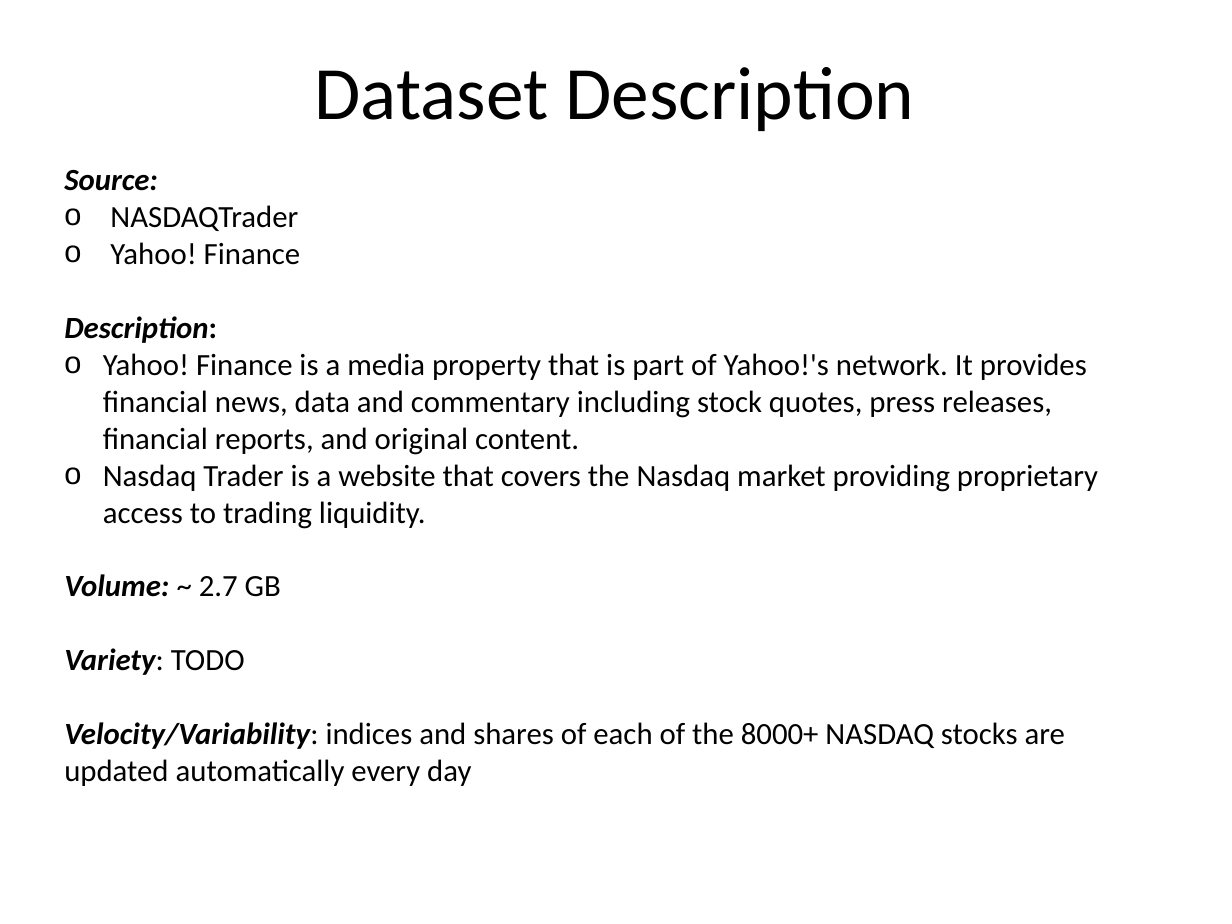
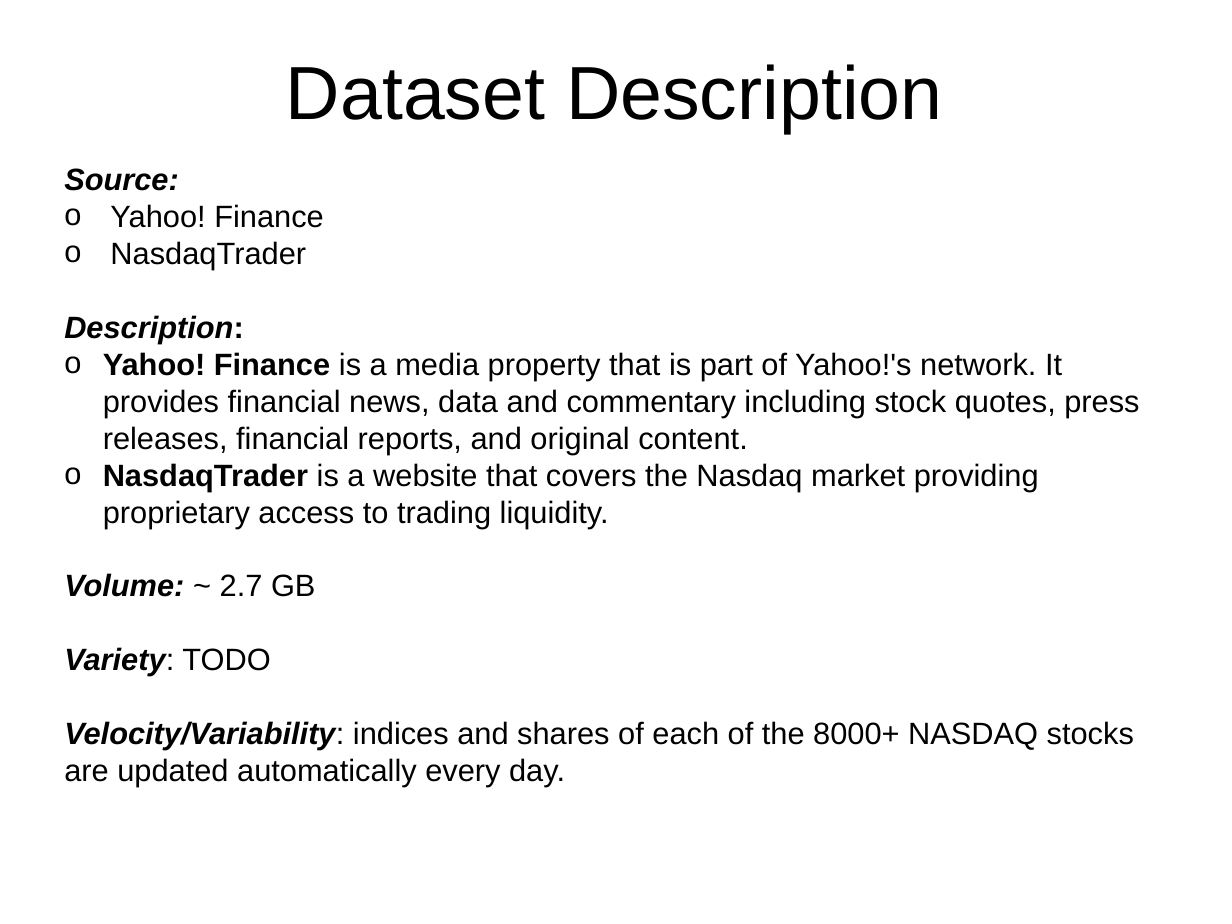
Before and after one commit to rambodrahmani/stocksim, a slide deck: slide 4 of documentation/stocksim_preliminary_presentation.pptx. Drawn at 1232x924 pixels with LibreOffice and Linux fonts; fonts in the diff are those of the drawing; background and template pictures are left out. Boxes give left, top, right and bottom in pixels: in the first picture for what was removed or moved away, otherwise in the second. Text is boxed around its words. In the diff, an @@ line names an element or a change of style, - is before the commit and + after.

Commit message:
Add new content to the power point presentation.

```diff
--- a/documentation/stocksim_preliminary_presentation.pptx
+++ b/documentation/stocksim_preliminary_presentation.pptx
@@ text "Dataset Description" at (286,64,942,133): font Calibri to Arial @@
@@ text at (64,168,1139,676): font Calibri to Arial in "Source:", "Yahoo! Finance", "Description:", "Yahoo! Finance is a media property that ..." and 2 more places; bold on in "Yahoo! Finance"; indent changed @@
@@ text at (110,205,298,231): paragraph removed @@
-o NASDAQTrader
@@ text at (110,241,306,269): paragraph added @@
+o NasdaqTrader
@@ text at (103,463,1039,528): text changed; font Calibri to Arial @@
-o Nasdaq Trader is a website that covers the Nasdaq market providing proprietary access to trading liquidity.
+o NasdaqTrader is a website that covers the Nasdaq market providing proprietary access to trading liquidity.
@@ text at (64,721,1134,787): text changed; font Calibri to Arial @@
-Velocity/Variability: indices and shares of each of the 8000+ NASDAQ stocks are updated automatically every day
+Velocity/Variability: indices and shares of each of the 8000+ NASDAQ stocks are updated automatically every day.
```
Also in this commit, not shown: 7 other slides changed.
